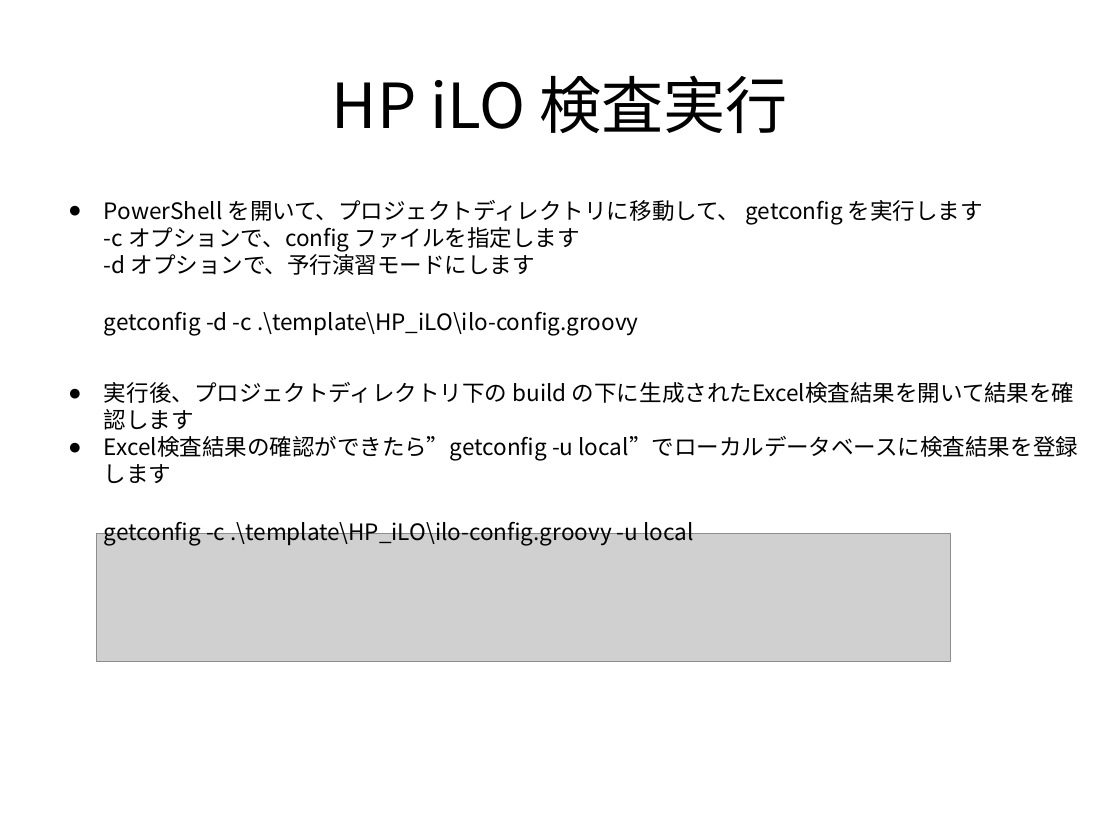
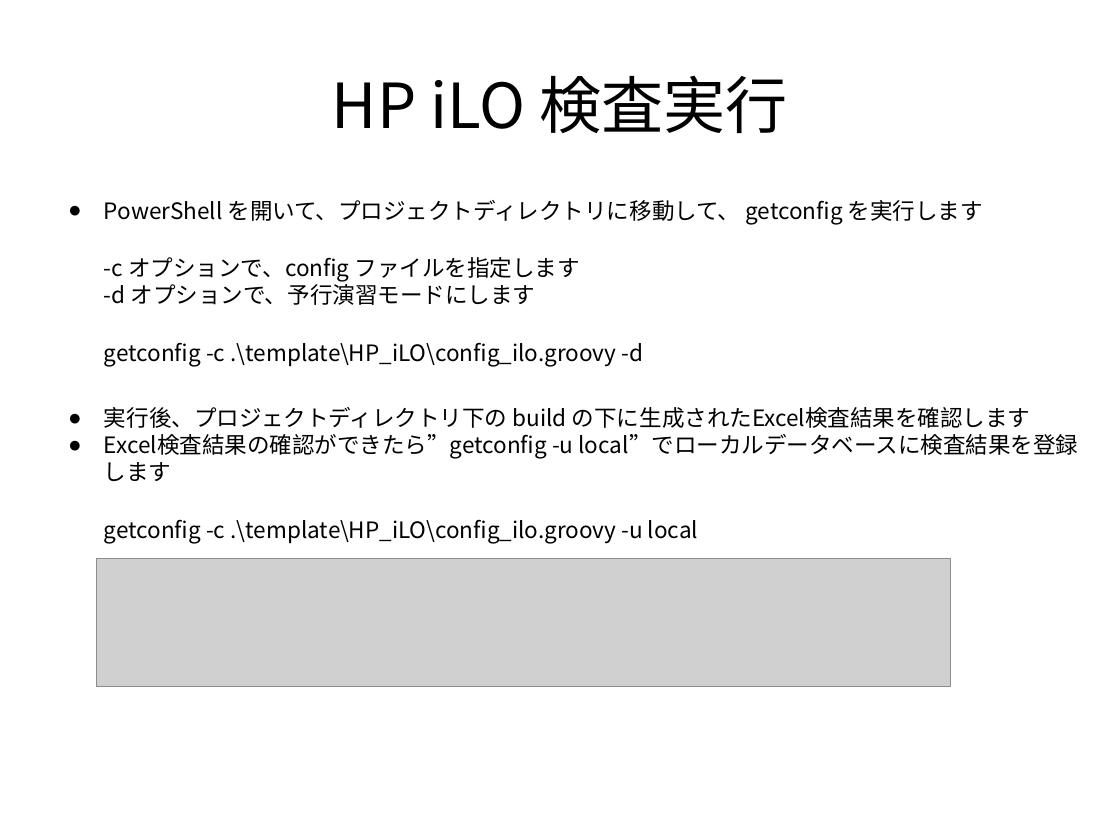
Before and after one commit to frsw3nr/gradle-server-acceptance, a slide deck: slide 53 of docs/jp/tutorial_test_pc.pptx (slide 51 before the commit). Drawn at 1120x840 pixels with LibreOffice and Linux fonts; fonts in the diff are those of the drawing; grey boxes stand for pictures. Boxes give left, top, right and bottom in pixels: in the first picture for what was removed or moved away, otherwise in the second. Text is boxed around its words. In the diff, an @@ line names an element or a change of style, - is before the commit and + after.

```diff
--- a/docs/jp/tutorial_test_pc.pptx
+++ b/docs/jp/tutorial_test_pc.pptx
@@ text at [104,200,983,367]: text changed @@
-● PowerShell を開いて、プロジェクトディレクトリに移動して、 getconfig を実行します
-  -c オプションで、config ファイルを指定します
-  -d オプションで、予行演習モードにします
-  getconfig -d -c .\template\HP_iLO\ilo-config.groovy
+● PowerShell を開いて、プロジェクトディレクトリに移動して、 getconfig を実行します
+  -c オプションで、config ファイルを指定します
+  -d オプションで、予行演習モードにします
+  getconfig -c .\template\HP_iLO\config_ilo.groovy -d
@@ text at [104,407,1079,544]: text changed @@
-● 実行後、プロジェクトディレクトリ下の build の下に生成されたExcel検査結果を開いて結果を確認します
-● Excel検査結果の確認ができたら”getconfig -u local”でローカルデータベースに検査結果を登録します
-  getconfig -c .\template\HP_iLO\ilo-config.groovy -u local
+● 実行後、プロジェクトディレクトリ下の build の下に生成されたExcel検査結果を確認します
+● Excel検査結果の確認ができたら”getconfig -u local”でローカルデータベースに検査結果を登録します
+  getconfig -c .\template\HP_iLO\config_ilo.groovy -u local
@@ picture: place and size @@
-picture at [97,534,951,662]
+picture at [97,559,951,687]
```
Also in this commit, not shown: 29 other slides changed, 2 slides added, 7 other files.
